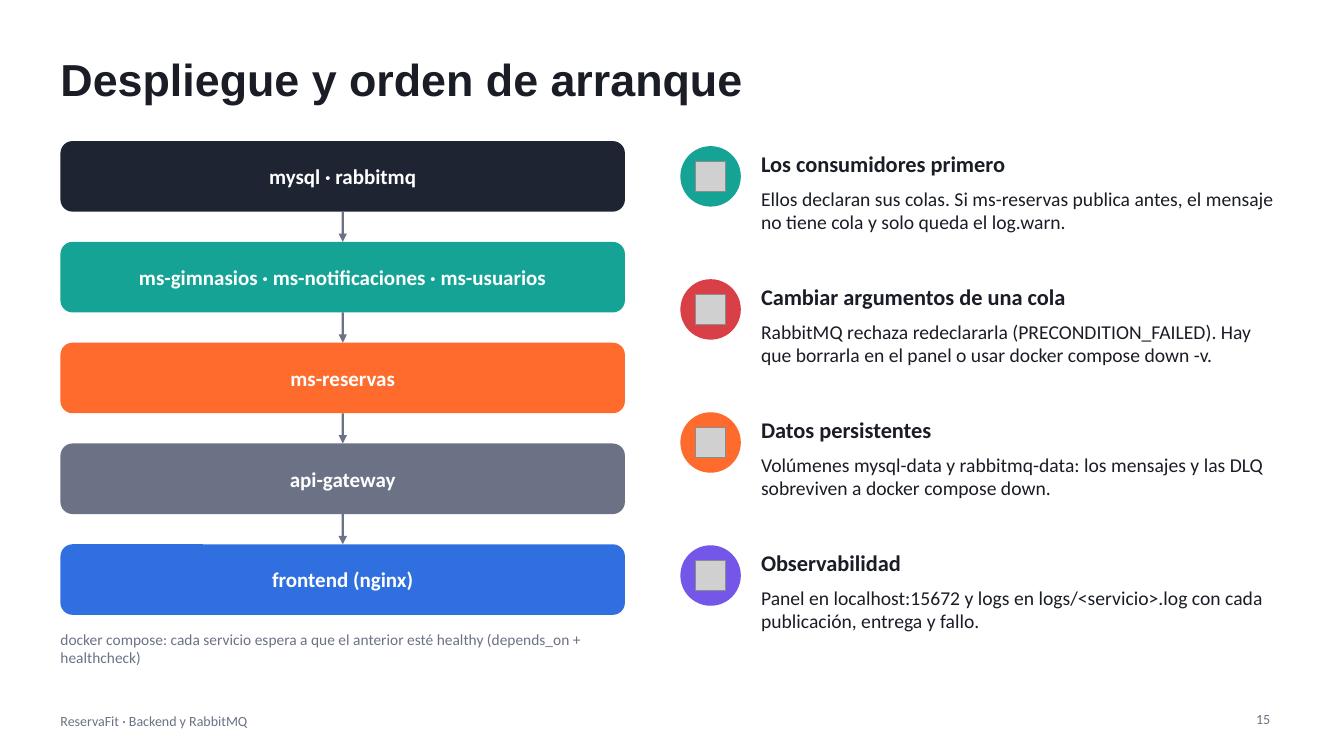
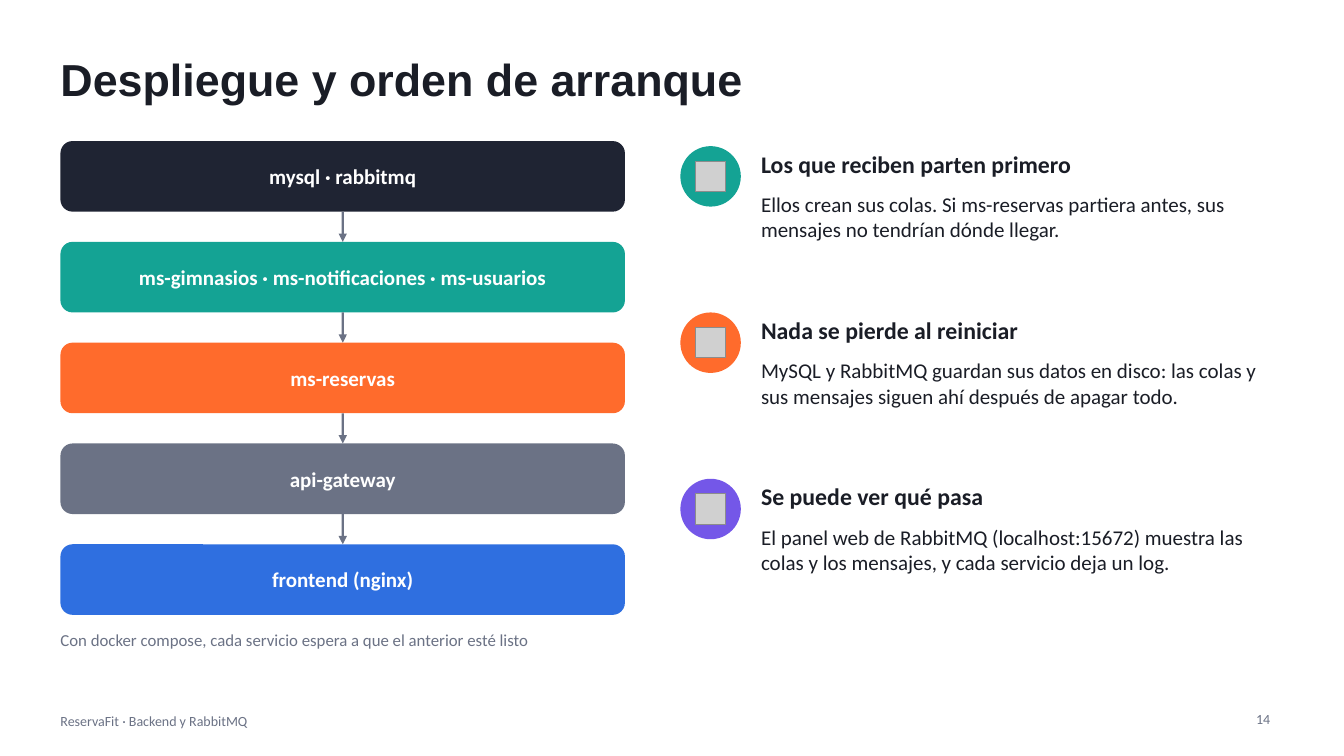
Before and after one commit to nxiiio/ReservaFit, a slide deck: slide 14 of docs/presentacion-backend-rabbitmq.pptx (slide 15 before the commit). Drawn at 1344x756 pixels with LibreOffice and Linux fonts; fonts in the diff are those of the drawing; grey boxes stand for pictures. Boxes give left, top, right and bottom in pixels: in the first picture for what was removed or moved away, otherwise in the second. Text is boxed around its words. In the diff, an @@ line names an element or a change of style, - is before the commit and + after.

```diff
--- a/docs/presentacion-backend-rabbitmq.pptx
+++ b/docs/presentacion-backend-rabbitmq.pptx
@@ text at (761, 156, 1070, 177): text changed; size 16 to 17 pt @@
-Los consumidores primero
+Los que reciben parten primero
@@ text at (761, 197, 1224, 241): text changed; size 14 to 15 pt @@
-Ellos declaran sus colas. Si ms-reservas publica antes, el mensaje no tiene cola y solo queda el log.warn.
+Ellos crean sus colas. Si ms-reservas partiera antes, sus mensajes no tendrían dónde llegar.
@@ picture removed at (696, 294, 726, 325) @@
@@ ellipse: place and size @@
-ellipse at (681, 279, 741, 340)
+ellipse at (681, 313, 741, 373)
@@ ellipse at (681, 313, 741, 373): fill #D93F46 to #FF6B2C @@
@@ picture: place and size @@
-picture at (696, 427, 726, 458)
+picture at (696, 328, 726, 358)
@@ text at (761, 322, 1018, 343): text changed; size 16 to 17 pt @@
-Cambiar argumentos de una cola
+Nada se pierde al reiniciar
@@ text at (761, 363, 1255, 408): text changed; size 14 to 15 pt @@
-RabbitMQ rechaza redeclararla (PRECONDITION_FAILED). Hay que borrarla en el panel o usar docker compose down -v.
+MySQL y RabbitMQ guardan sus datos en disco: las colas y sus mensajes siguen ahí después de apagar todo.
@@ ellipse: place and size @@
-ellipse at (681, 412, 741, 473)
+ellipse at (681, 479, 741, 539)
@@ ellipse at (681, 479, 741, 539): fill #FF6B2C to #7457E8 @@
@@ picture: place and size @@
-picture at (696, 561, 726, 591)
+picture at (696, 494, 726, 524)
@@ text at (761, 488, 983, 509): text changed; size 16 to 17 pt @@
-Datos persistentes
+Se puede ver qué pasa
@@ text at (761, 530, 1243, 574): text changed; size 14 to 15 pt @@
-Volúmenes mysql-data y rabbitmq-data: los mensajes y las DLQ sobreviven a docker compose down.
+El panel web de RabbitMQ (localhost:15672) muestra las colas y los mensajes, y cada servicio deja un log.
@@ ellipse removed at (681, 545, 741, 606) @@
@@ text removed at (761, 555, 901, 571) @@
-Observabilidad
@@ text removed at (761, 591, 1262, 632) @@
-Panel en localhost:15672 y logs en logs/<servicio>.log con cada publicación, entrega y fallo.
@@ text at (60, 634, 528, 649): text changed; size 11 to 12 pt @@
-docker compose: cada servicio espera a que el anterior esté healthy (depends_on + healthcheck)
+Con docker compose, cada servicio espera a que el anterior esté listo
@@ page number at (1256, 715, 1270, 724): text changed @@
-15
+14
```
Also in this commit, not shown: 9 other slides changed, 3 slides added, 4 slides removed.
